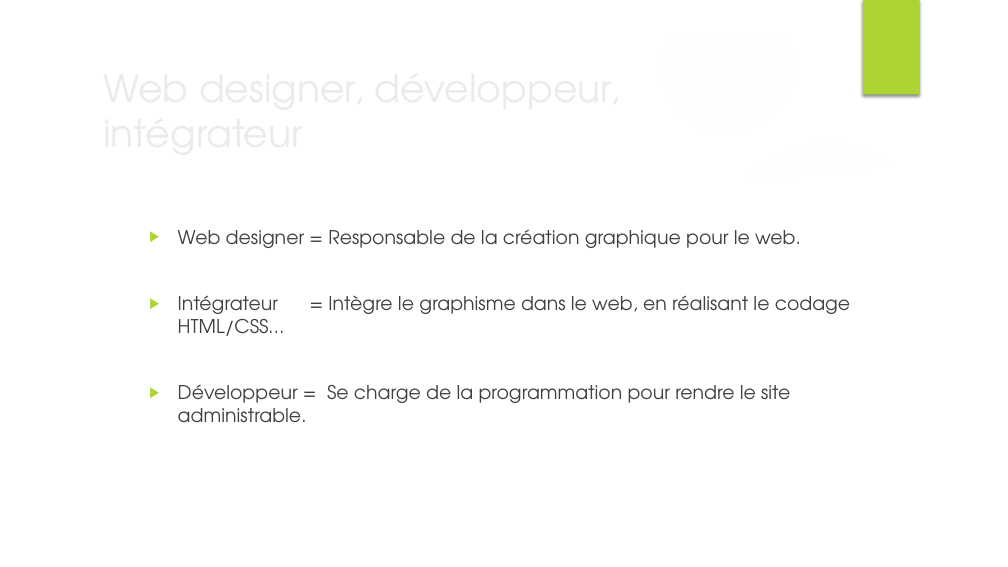
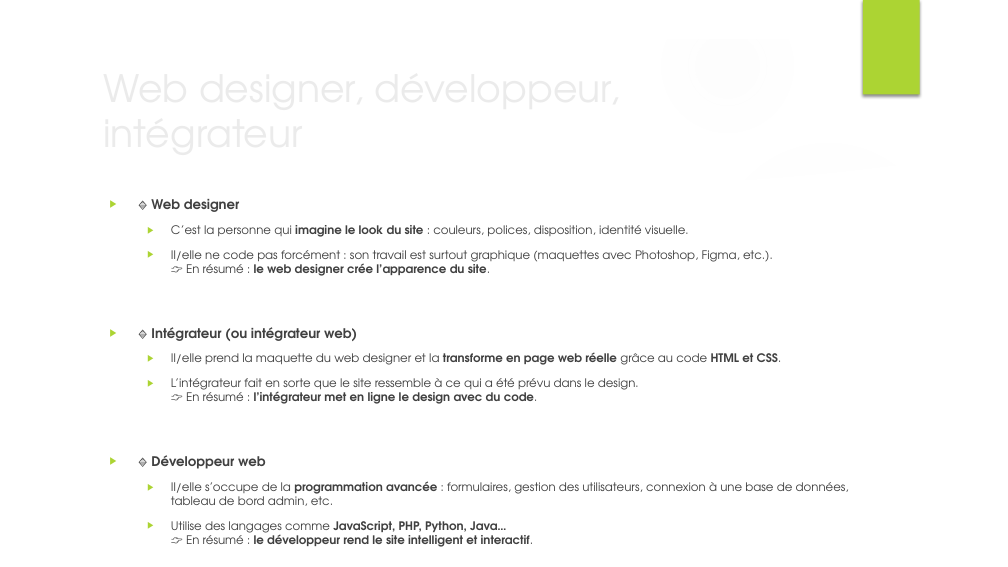
Before and after one commit to FerrandezBenjamin/DAEU, a slide deck: slide 11 of DAEU_HTML/Cours_1/Cours programmation WEB1.pptx. Drawn at 1008x567 pixels with LibreOffice and Linux fonts; fonts in the diff are those of the drawing; background and template pictures are left out. Boxes give left, top, right and bottom in pixels: in the first picture for what was removed or moved away, otherwise in the second. Text is boxed around its words. In the diff, an @@ line names an element or a change of style, - is before the commit and + after.

```diff
--- a/DAEU_HTML/Cours_1/Cours programmation WEB1.pptx
+++ b/DAEU_HTML/Cours_1/Cours programmation WEB1.pptx
@@ text at box(151, 199, 849, 547): text changed; size 18 to 11.2 pt @@
-▶ Web designer = Responsable de la création graphique pour le web.
-▶ Intégrateur = Intègre le graphisme dans le web, en réalisant le codage HTML/CSS…
-▶ Développeur = Se charge de la programmation pour rendre le site administrable.
+▶ 🔹 Web designer
+  ▶ C’est la personne qui imagine le look du site : couleurs, polices, disposition, identité visuelle.
+  ▶ Il/elle ne code pas forcément : son travail est surtout graphique (maquettes avec Photoshop, Figma, etc.).
+    👉 En résumé : le web designer crée l’apparence du site.
+▶ 🔹 Intégrateur (ou intégrateur web)
+  ▶ Il/elle prend la maquette du web designer et la transforme en page web réelle grâce au code HTML et CSS.
+  ▶ L’intégrateur fait en sorte que le site ressemble à ce qui a été prévu dans le design.
+    👉 En résumé : l’intégrateur met en ligne le design avec du code.
+▶ 🔹 Développeur web
+  ▶ Il/elle s’occupe de la programmation avancée : formulaires, gestion des utilisateurs, connexion à une base de données, tableau de bord admin, etc.
+  ▶ Utilise des langages comme JavaScript, PHP, Python, Java…
+    👉 En résumé : le développeur rend le site intelligent et interactif.
```
Also in this commit, not shown: 3 other slides changed, 1 slide removed, 1 other file.
